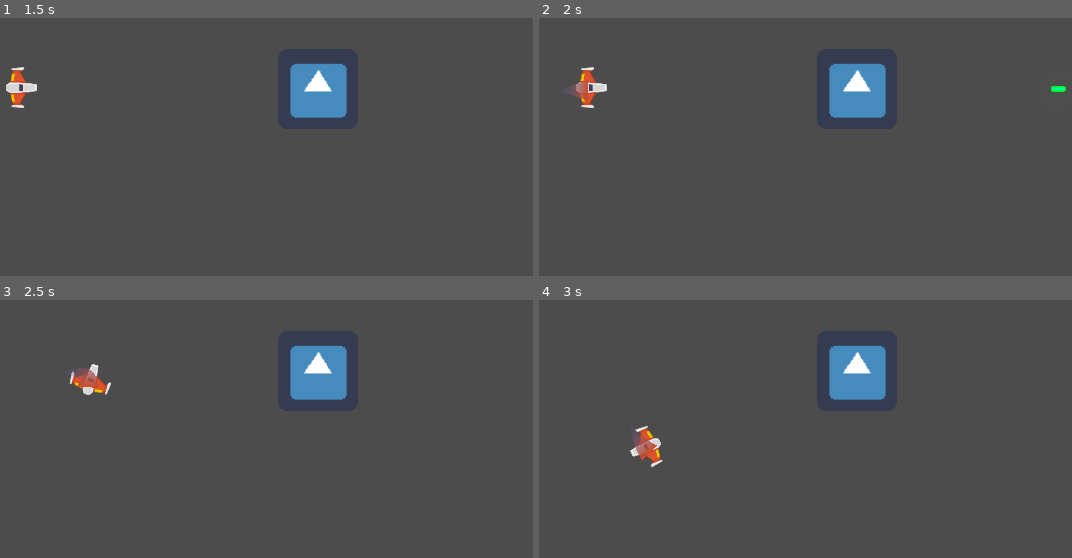
Above: before the commit, frames 1-4 (two rows, left to right).
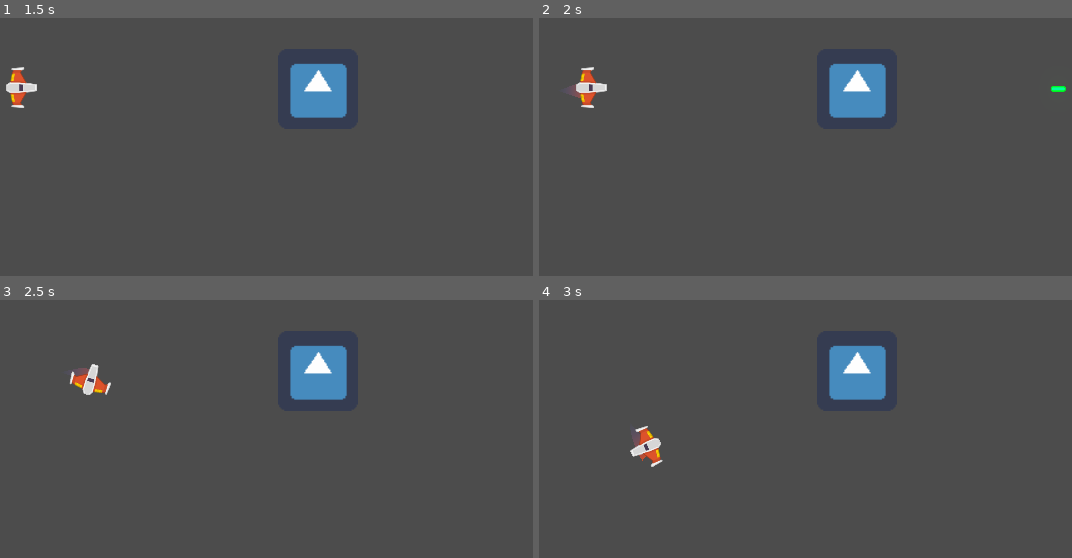
Above: after the commit, the same moments.

Repository: l3leti/pixellab3
Game: Godot game, scene res://Juego/Niveles/NivelTemporal.tscn
Same seed, same stepped clock (60 frames per second), same inputs: the game is played once before the commit and once after it. The engine's default icon, where the game draws it, is replaced by a stand-in: a white triangle on a blue panel in a dark square.
Inputs (mouse positions are in pixels of both pictures, inside the frame that each line leads up to):
- Up to frame 1 (1.5 s): tap Enter at 0.5 s; move the mouse to (outside the picture) at 0.52 s; hold P (disparo_principal) 0.53-1.28 s; hold W (mover_adelante) from 0.53 s (still down); tap Space at 1.25 s; move the mouse to (442, 268) at 1.27 s; right-click (442, 268) at 1.35 s
- Up to frame 2 (2 s): keep holding W (mover_adelante)
- Up to frame 3 (2.5 s): move the mouse to (outside the picture) at 2.02 s; release W (mover_adelante) at 2.03 s; hold S (mover_atras) from 2.03 s (still down); hold A (rotar_antihorario) from 2.03 s (still down)
- Up to frame 4 (3 s): keep holding S (mover_atras); move the mouse to (778, 483) at 2.77 s; release A (rotar_antihorario) at 2.78 s; tap D (rotar_horario) at 2.85 s

Frame 1 is identical in both runs. In frame 2, 0.1% of the frame differs, in the area x 6-10%, y 24-32%; in frame 3, 0.2%, in the area x 13-19%, y 27-35%; in frame 4, 0.2%.

Commit message:
correciones again

Diff:
--- a/Juego/Naves/Player/Player.tscn
+++ b/Juego/Naves/Player/Player.tscn
@@ -54,11 +54,7 @@
 
 [node name="Sprite" type="Sprite" parent="."]
 rotation = 1.5708
-texture = ExtResource( 1 )
-
-[node name="Sprite2" type="Sprite" parent="."]
-rotation = 1.5708
-scale = Vector2( 1e-05, 1e-05 )
+z_index = 50
 texture = ExtResource( 1 )
 
 [node name="CollisionShape2D" type="CollisionShape2D" parent="."]
